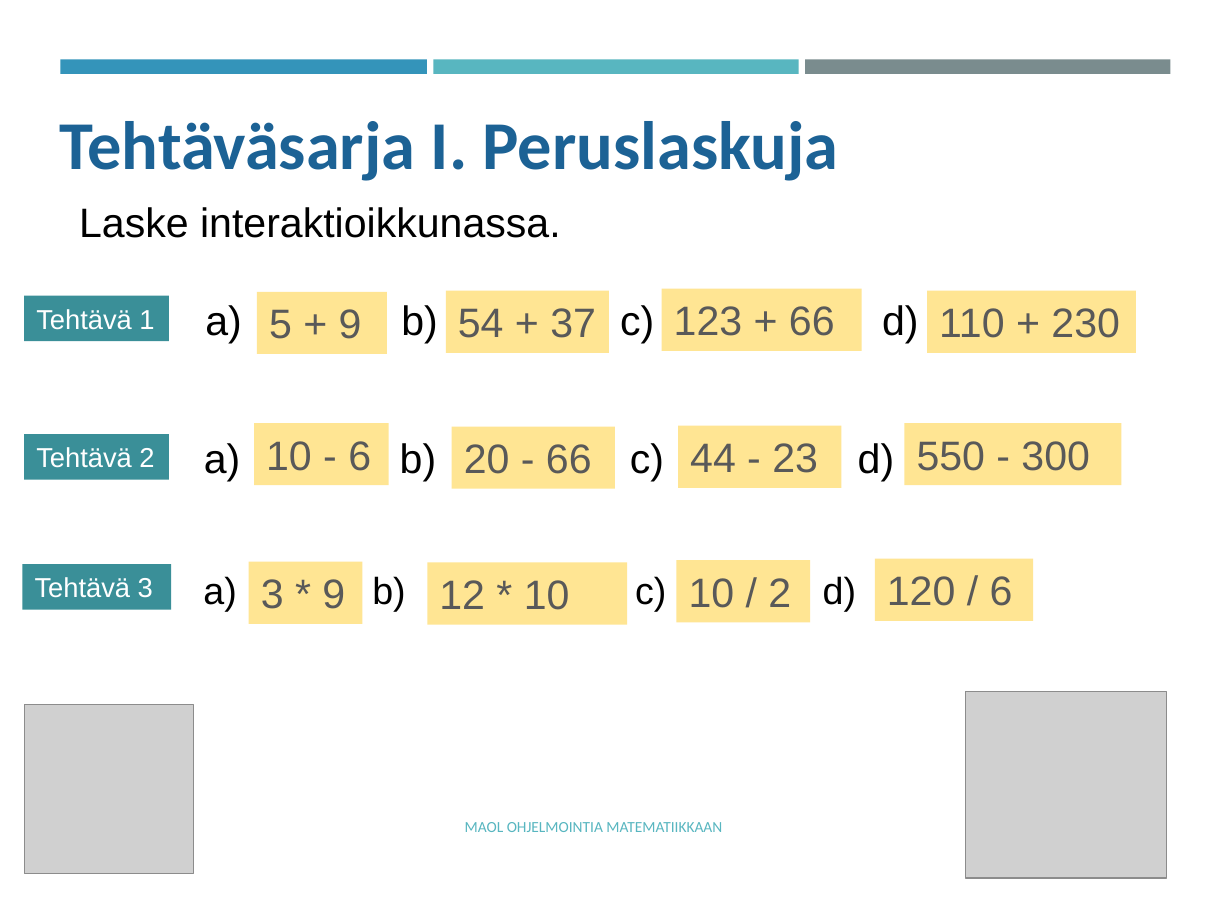
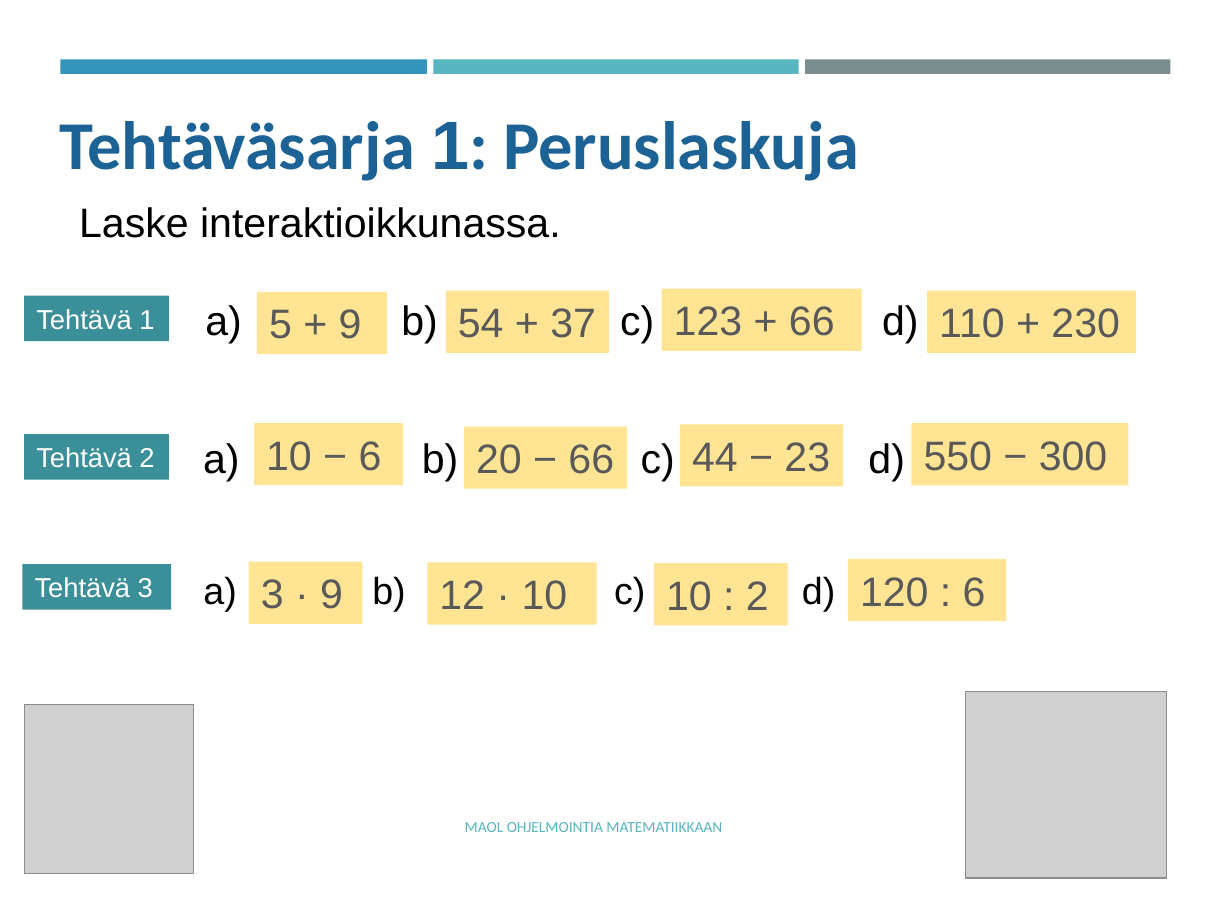
Before and after one commit to tyynetyyne/tyynetyyne.github.io, a slide deck: slide 11 of tehtavat/tiedostot/maol/power_point/Racket-MAOL-5-6-tutustuminen-ohjelmointiymparistoon.pptx. Drawn at 1232x924 pixels with LibreOffice and Linux fonts; fonts in the diff are those of the drawing; grey boxes stand for pictures. Boxes give left, top, right and bottom in pixels: in the first picture for what was removed or moved away, otherwise in the second. Text is boxed around its words. In the diff, an @@ line names an element or a change of style, - is before the commit and + after.

```diff
--- a/tehtavat/tiedostot/maol/power_point/Racket-MAOL-5-6-tutustuminen-ohjelmointiymparistoon.pptx
+++ b/tehtavat/tiedostot/maol/power_point/Racket-MAOL-5-6-tutustuminen-ohjelmointiymparistoon.pptx
@@ text at box(60, 121, 858, 181): text changed @@
-Tehtäväsarja I. Peruslaskuja
+Tehtäväsarja 1: Peruslaskuja
@@ text "a) b) c) d)" rewrapped from box(204, 443, 895, 482) to box(203, 443, 905, 482) @@
@@ rectangle "10 − 6": place and size @@
-rectangle "10 − 6" at box(254, 423, 388, 484)
+rectangle "10 − 6" at box(254, 423, 403, 484)
@@ text in rectangle at box(266, 441, 382, 471): text changed @@
-10 - 6
+10 − 6
@@ rectangle "20 − 66": place and size @@
-rectangle "20 − 66" at box(452, 426, 616, 488)
+rectangle "20 − 66" at box(464, 426, 628, 488)
@@ text in rectangle at box(476, 444, 614, 474): text changed @@
-20 - 66
+20 − 66
@@ text in rectangle at box(692, 442, 830, 472): text changed @@
-44 - 23
+44 − 23
@@ rectangle "550 − 300": place and size @@
-rectangle "550 − 300" at box(904, 423, 1121, 484)
+rectangle "550 − 300" at box(912, 424, 1129, 485)
@@ text in rectangle at box(924, 441, 1108, 471): text changed @@
-550 - 300
+550 − 300
@@ text "a) b) c) d)" rewrapped from box(203, 576, 856, 612) to box(203, 576, 835, 612) @@
@@ rectangle "12 · 10": place and size @@
-rectangle "12 · 10" at box(428, 563, 627, 625)
+rectangle "12 · 10" at box(428, 563, 596, 625)
@@ rectangle "10 : 2": place and size @@
-rectangle "10 : 2" at box(676, 561, 809, 622)
+rectangle "10 : 2" at box(654, 563, 787, 625)
@@ rectangle "120 : 6": place and size @@
-rectangle "120 : 6" at box(875, 559, 1034, 621)
+rectangle "120 : 6" at box(848, 559, 1007, 621)
@@ text in rectangle at box(261, 579, 343, 609): text changed @@
-3 * 9
+3 · 9
@@ text in rectangle at box(439, 580, 568, 610): text changed @@
-12 * 10
+12 · 10
@@ text in rectangle at box(666, 581, 769, 611): text changed @@
-10 / 2
+10 : 2
@@ text in rectangle at box(860, 577, 986, 607): text changed @@
-120 / 6
+120 : 6
```
Also in this commit, not shown: 15 other slides changed.
